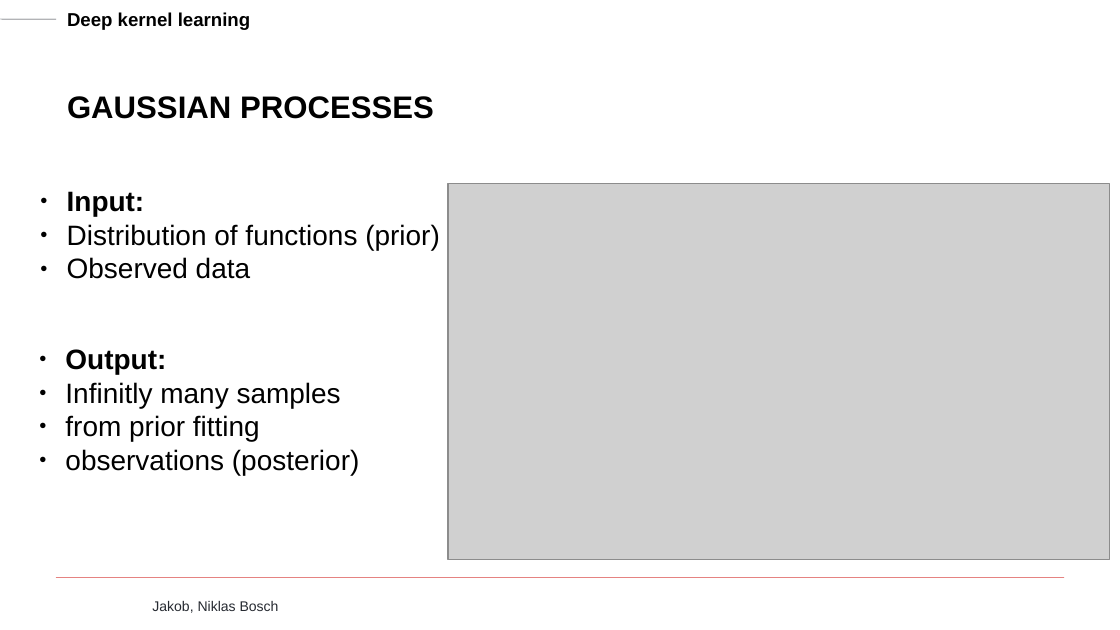
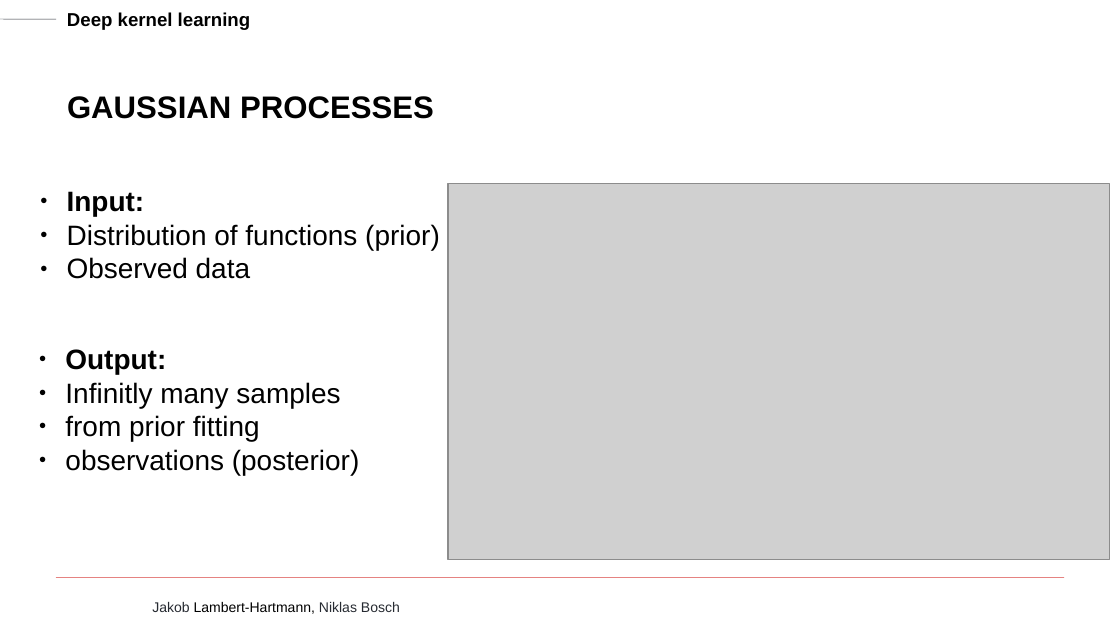
Before and after one commit to Naehrwerte/deep-kernel-learning, a slide deck: slide 3 of slides/jakob-slides.pptx (slide 4 before the commit). Drawn at 1120x630 pixels with LibreOffice and Linux fonts; fonts in the diff are those of the drawing; grey boxes stand for pictures; background and template pictures are left out. Boxes give left, top, right and bottom in pixels: in the first picture for what was removed or moved away, otherwise in the second. Text is boxed around its words. In the diff, an @@ line names an element or a change of style, - is before the commit and + after.

```diff
--- a/slides/jakob-slides.pptx
+++ b/slides/jakob-slides.pptx
@@ text at bbox=[152, 602, 400, 614]: text changed; text colour #262A31 to #000000 @@
-Jakob, Niklas Bosch
+Jakob Lambert-Hartmann, Niklas Bosch
```
Also in this commit, not shown: 12 other slides changed, 5 slides added, 4 slides removed.
